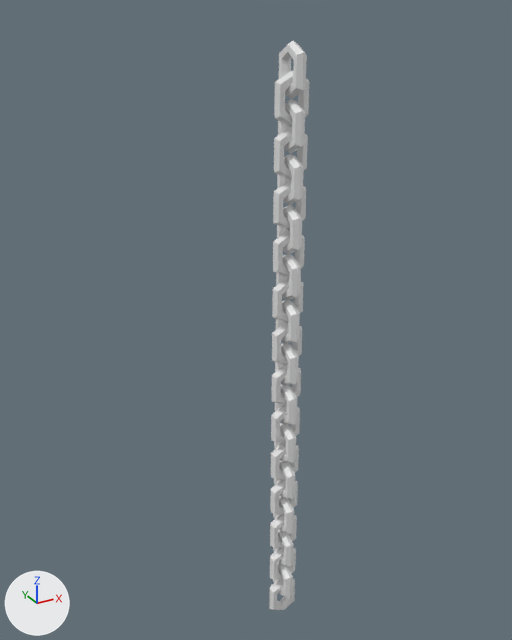
The Blender file Assets/Models/Blend/short_chain.blend, before and after one commit.
Both versions are drawn from a 50 mm camera at (-2.41, -3.92, 0.35) aimed at (-0.17, 0.16, -1.69). Arrows for +X, +Y and +Z are at lower left; the lights stay in place.
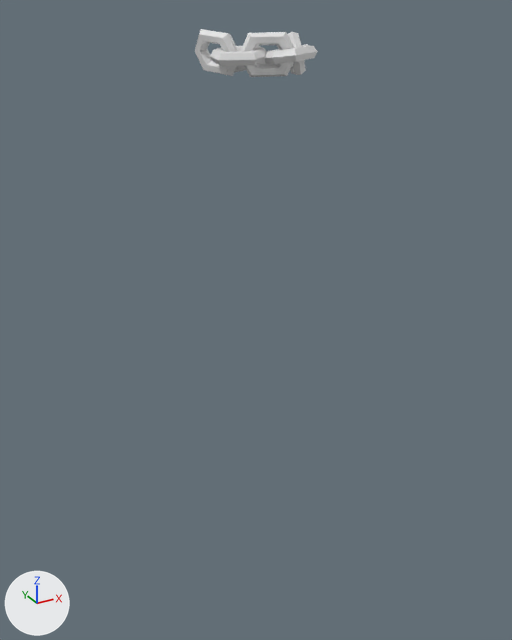
What changed in the scene script:
```text
Change me_torus:
    where me_torus.from_pydata(...)  # 72 vertices, 72 faces; spans x -0.121..0.121, y -0.121..0.121, z -0.34..0.17
    used by ob_torus; location = (0.0, 0.0, 0.0)
    me_torus part 1: the loose piece of 36 vertices spanning x -0.035..0.035, y -0.121..0.121, z -0.17..0.17 is multiplied about its middle by the matrix ((-0.913, -0.183, -0.363), (-0.335, -0.168, 0.927), (-0.231, 0.969, 0.092)), then moved by (-0.466, 0.092, 0.108)
    me_torus part 2: the loose piece of 36 vertices spanning x -0.121..0.121, y -0.035..0.035, z -0.34..0.0 is multiplied about its middle by the matrix ((-0.542, -0.098, -0.835), (-0.829, -0.1, 0.55), (-0.137, 0.99, -0.027)), then moved by (-0.386, -0.04, 0.267)
    me_torus part 3: the loose piece of 36 vertices spanning x -0.035..0.035, y -0.121..0.121, z -0.17..0.17 is copied, and the copy is multiplied about its middle by the matrix ((-0.542, -0.098, -0.835), (-0.829, -0.1, 0.55), (-0.137, 0.99, -0.027)), then moved by (-0.247, -0.131, 0.102); it spans x -0.391..-0.103, y -0.242..-0.02, z -0.021..0.225
    me_torus part 4: the loose piece of 36 vertices spanning x -0.121..0.121, y -0.035..0.035, z -0.34..0.0 is copied, and the copy is multiplied about its middle by the matrix ((0.387, -0.083, -0.918), (-0.917, 0.071, -0.393), (0.098, 0.994, -0.048)), then moved by (-0.127, -0.175, 0.271); it spans x -0.283..0.029, y -0.329..-0.021, z 0.052..0.15
    me_torus part 5: the loose piece of 36 vertices spanning x -0.035..0.035, y -0.121..0.121, z -0.17..0.17 is copied, and the copy is multiplied about its middle by the matrix ((0.889, -0.172, -0.425), (-0.399, 0.163, -0.902), (0.225, 0.971, 0.076)), then moved by (-0.022, -0.059, 0.097); it spans x -0.117..0.072, y -0.213..0.094, z -0.03..0.223
    me_torus part 6: the loose piece of 36 vertices spanning x -0.035..0.035, y -0.121..0.121, z -0.17..0.17 is copied, and the copy is multiplied about its middle by the matrix ((-0.137, -0.973, -0.187), (0.152, 0.165, -0.974), (0.979, -0.162, 0.126)), then moved by (-0.22, 0.139, 0.04); it spans x -0.358..-0.082, y -0.027..0.304, z -0.022..0.103
Change ob_torus:
    remove _m = ob_torus.modifiers.new('Array', 'ARRAY')
    remove _m.count = 13
    remove _m.constant_offset_displace = (0.0, 0.0, -0.1)
    remove _m.relative_offset_displace = (0.0, 0.0, -0.66)
```

What differs and where, as boxes [x1, y1, x2, y2] in the pictures (512 x 640 px; the box of a moved part takes in the faces that stretch with it):
'Torus', reshaped, modifiers changed (202% wider, 91% shorter): before [269, 41, 309, 610]; after [195, 29, 318, 77]
part 1 of me_torus, moved or reshaped: before [273, 41, 307, 598]; after [195, 29, 239, 76]
part 2 of me_torus, moved or reshaped: before [269, 70, 309, 610]; after [210, 46, 266, 66]
part 3 of me_torus, added: after [240, 32, 294, 77]
part 4 of me_torus, added: after [265, 46, 318, 64]
part 5 of me_torus, added: after [288, 32, 306, 75]
part 6 of me_torus, added: after [234, 61, 266, 72]
